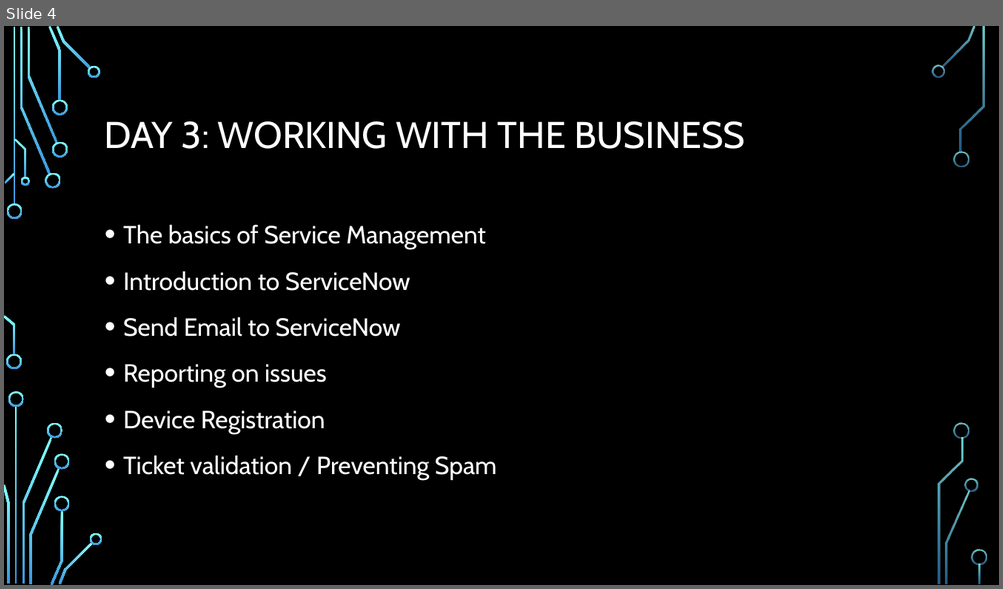
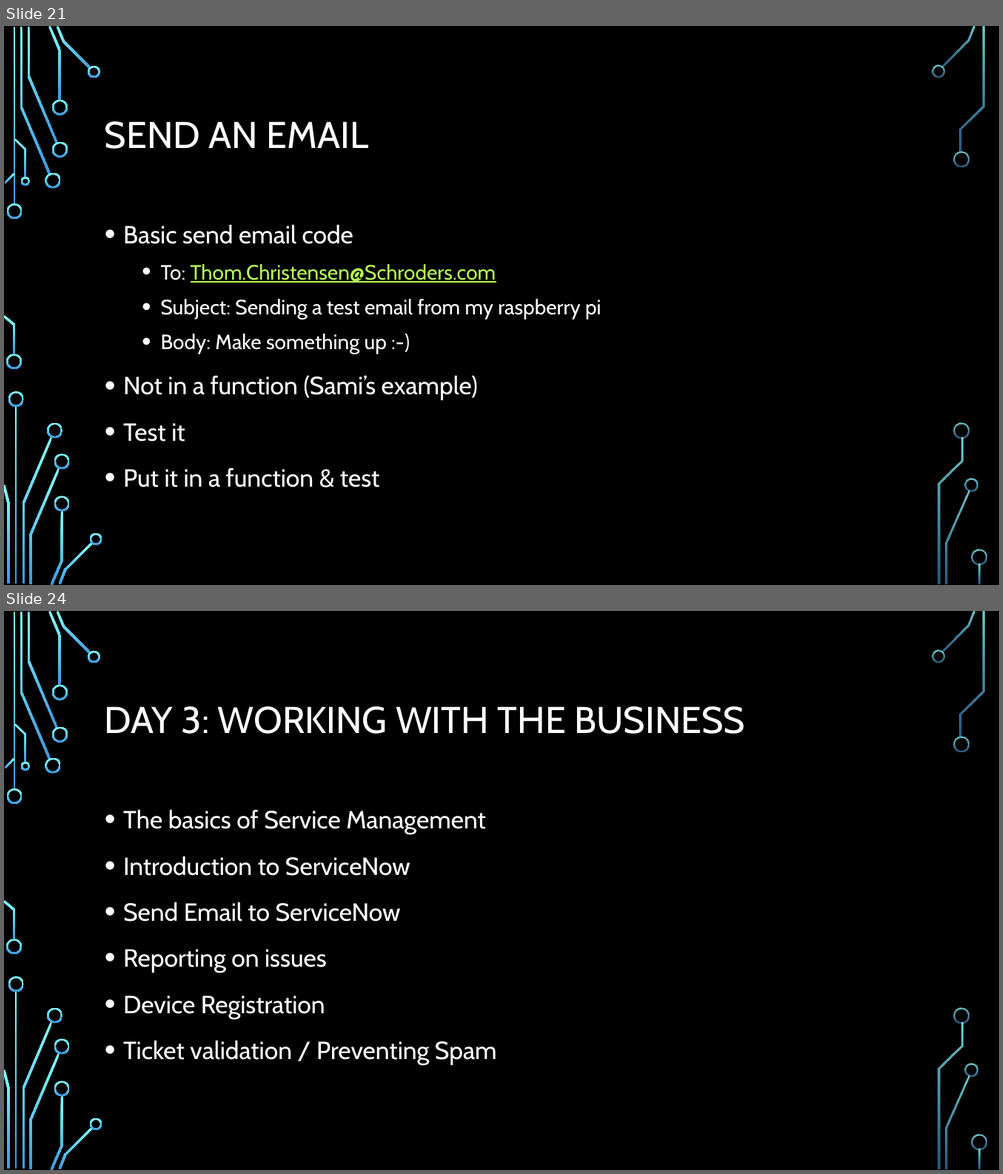
Before and after one commit to andrewjvelez/smap, a slide deck: docs/SMAP Materials Unbranded.pptx. Shown one above the other, each under a label of ours: slide 4 before the commit, slides 21 and 24 after it; the slides between them are not shown. The pictures are 1003x589 and 1003x1174 pixels, drawn with LibreOffice and Linux fonts; fonts in the diff are those of the drawing; background and template pictures are left out. Boxes give left, top, right and bottom in pixels: in the first picture for what was removed or moved away, otherwise in the second. Text is boxed around its words. In the diff, an @@ line names an element or a change of style, - is before the commit and + after.

```diff
--- a/docs/SMAP Materials Unbranded.pptx
+++ b/docs/SMAP Materials Unbranded.pptx
@@ slide 21 added at (4, 26, 999, 585), background picture (left out); not listed: 36 template elements that a slide beside it also shows @@
@@ title added at (105, 121, 369, 149), 36 pt, text #FFFFFF @@
+SEND AN EMAIL
@@ text added at (123, 224, 601, 488), 20 pt, text #FFFFFF @@
+• Basic send email code
+  • To: Thom.Christensen@Schroders.com
+  • Subject: Sending a test email from my raspberry pi
+  • Body: Make something up :-)
+• Not in a function (Sami’s example)
+• Test it
+• Put it in a function & test
@@ what was slide 4 is now slide 24 @@
```
Also in this commit, not shown: 1 slide changed, 24 other slides added.
